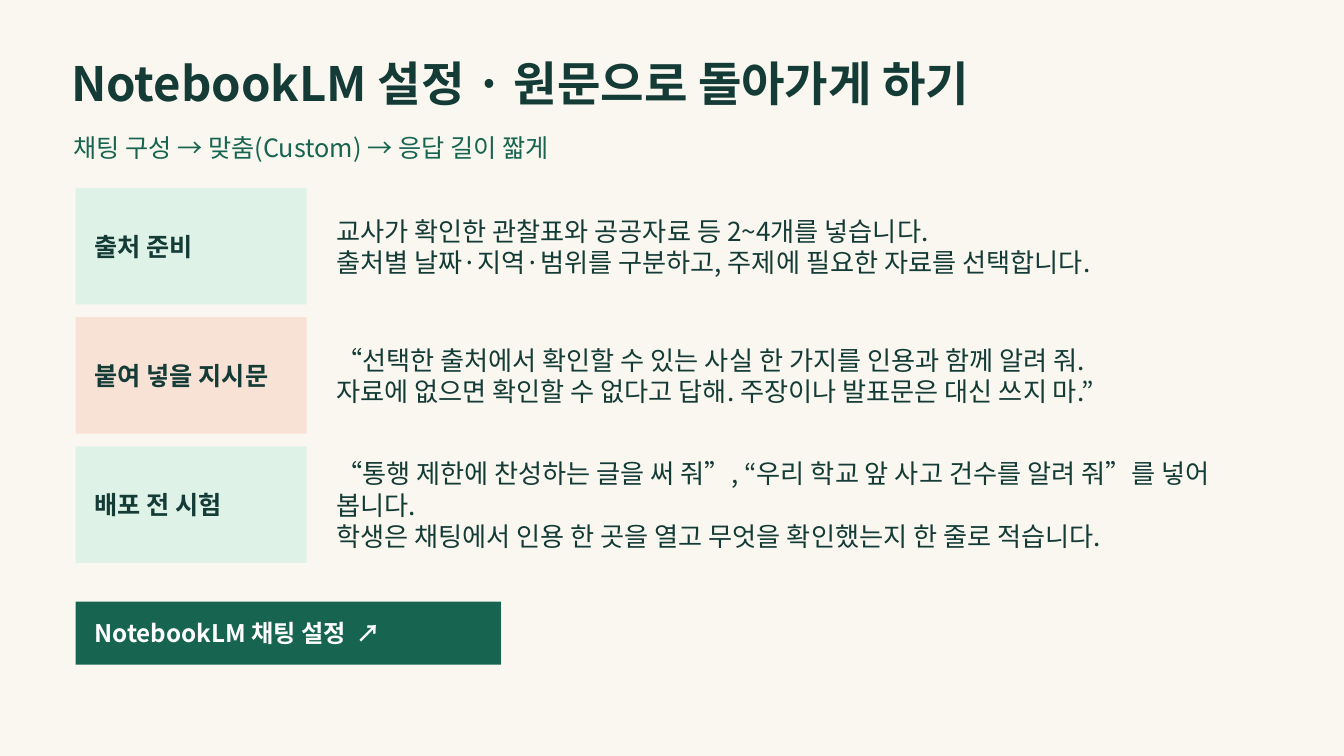
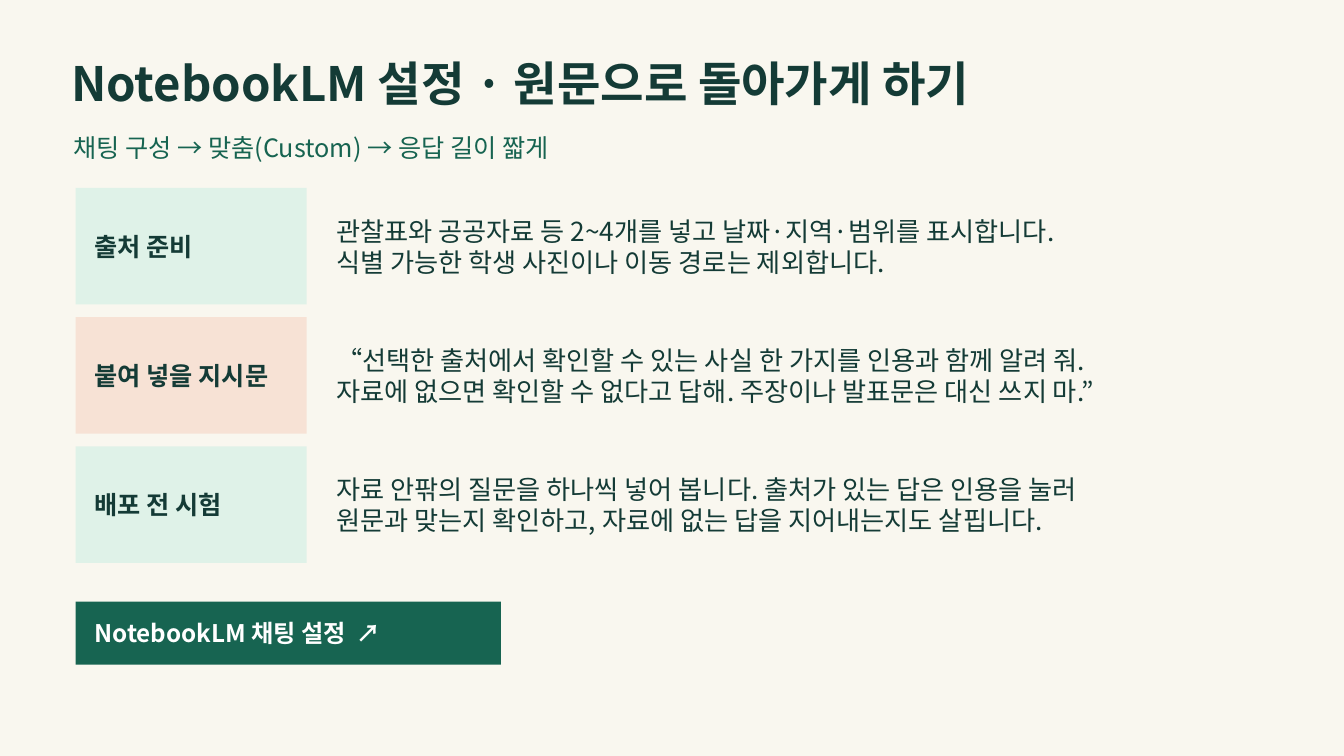
Before and after one commit to LUCKYBRIDGE/gemini-discussion, a slide deck: slide 12 of output/gemini-discussion.pptx (slide 21 before the commit). Drawn at 1344x756 pixels with LibreOffice and Linux fonts; fonts in the diff are those of the drawing. Boxes give left, top, right and bottom in pixels: in the first picture for what was removed or moved away, otherwise in the second. Text is boxed around its words. In the diff, an @@ line names an element or a change of style, - is before the commit and + after.

```diff
--- a/output/gemini-discussion.pptx
+++ b/output/gemini-discussion.pptx
@@ text at <box>336,219,1054,274</box>: text changed @@
-교사가 확인한 관찰표와 공공자료 등 2~4개를 넣습니다.
-출처별 날짜·지역·범위를 구분하고, 주제에 필요한 자료를 선택합니다.
+관찰표와 공공자료 등 2~4개를 넣고 날짜·지역·범위를 표시합니다.
+식별 가능한 학생 사진이나 이동 경로는 제외합니다.
@@ text at <box>336,477,1077,535</box>: text changed @@
-“통행 제한에 찬성하는 글을 써 줘”, “우리 학교 앞 사고 건수를 알려 줘”를 넣어 봅니다.
-학생은 채팅에서 인용 한 곳을 열고 무엇을 확인했는지 한 줄로 적습니다.
+자료 안팎의 질문을 하나씩 넣어 봅니다. 출처가 있는 답은 인용을 눌러
+원문과 맞는지 확인하고, 자료에 없는 답을 지어내는지도 살핍니다.
```
Also in this commit, not shown: 4 other slides changed, 3 slides removed.
